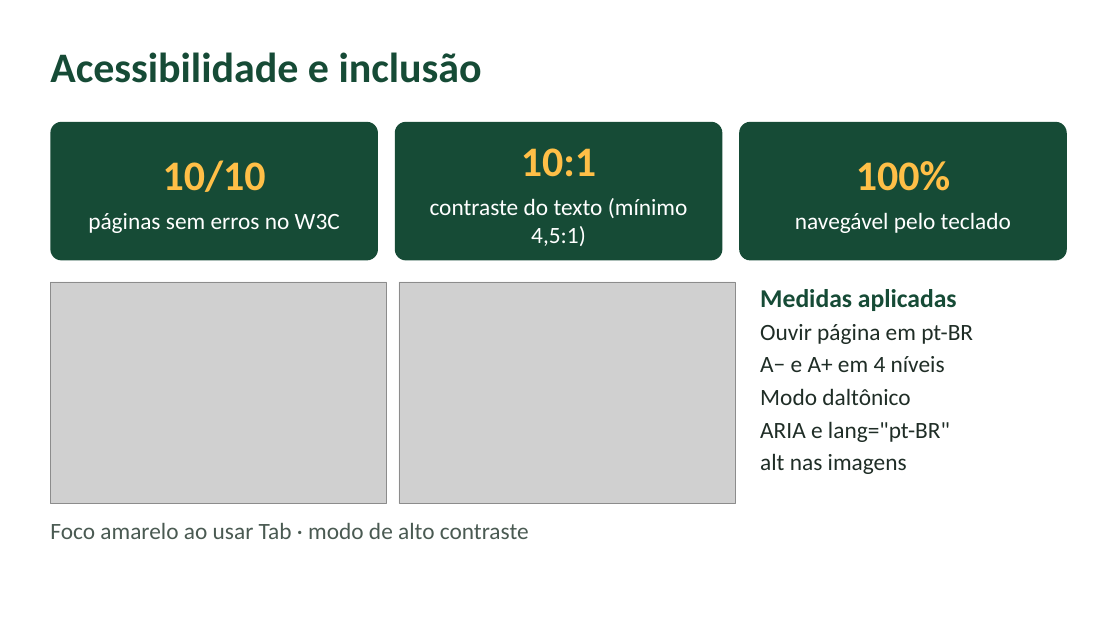
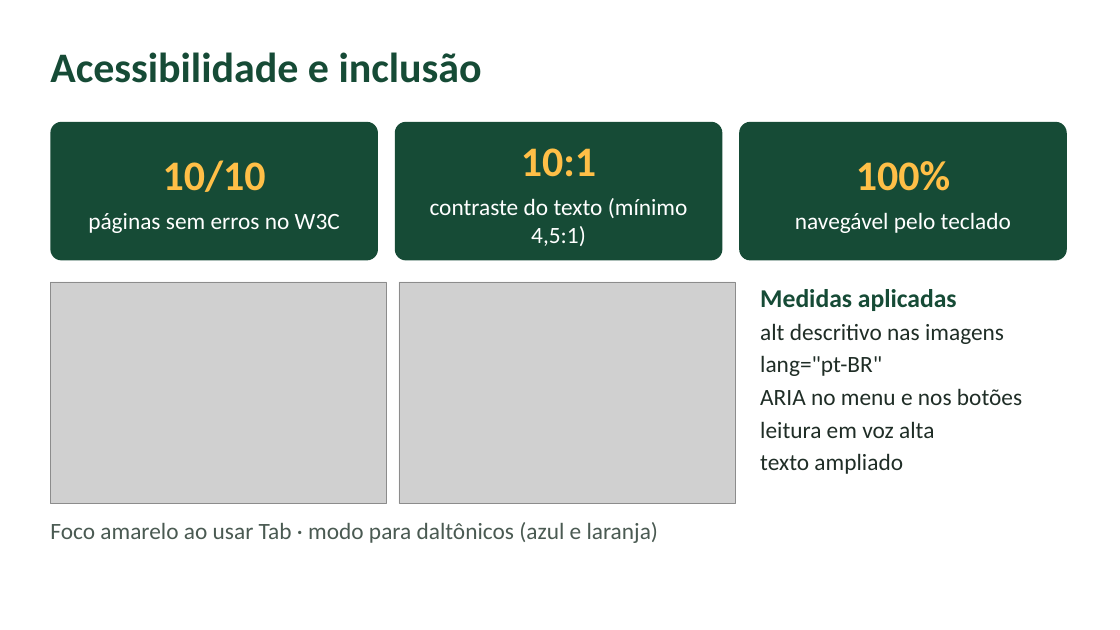
Before and after one commit to JeehSilphis/EcoLogica-Solucoes-, a slide deck: slide 10 of docs/Apresentacao-Final-EcoLogica.pptx (slide 11 before the commit). Drawn at 1120x630 pixels with LibreOffice and Linux fonts; fonts in the diff are those of the drawing; grey boxes stand for pictures. Boxes give left, top, right and bottom in pixels: in the first picture for what was removed or moved away, otherwise in the second. Text is boxed around its words. In the diff, an @@ line names an element or a change of style, - is before the commit and + after.

Commit message:
Volta o site, a documentação e a apresentação para a versão de 50d8365 (visual original com 2 CSS)

```diff
--- a/docs/Apresentacao-Final-EcoLogica.pptx
+++ b/docs/Apresentacao-Final-EcoLogica.pptx
@@ text at [760, 323, 1022, 474]: text changed @@
-Ouvir página em pt-BR
-A− e A+ em 4 níveis
-Modo daltônico
-ARIA e lang="pt-BR"
-alt nas imagens
+alt descritivo nas imagens
+lang="pt-BR"
+ARIA no menu e nos botões
+leitura em voz alta
+texto ampliado
@@ text at [50, 522, 658, 543]: text changed @@
-Foco amarelo ao usar Tab · modo de alto contraste
+Foco amarelo ao usar Tab · modo para daltônicos (azul e laranja)
```
Also in this commit, not shown: 1 other slide changed, 1 slide removed, 54 other files.
